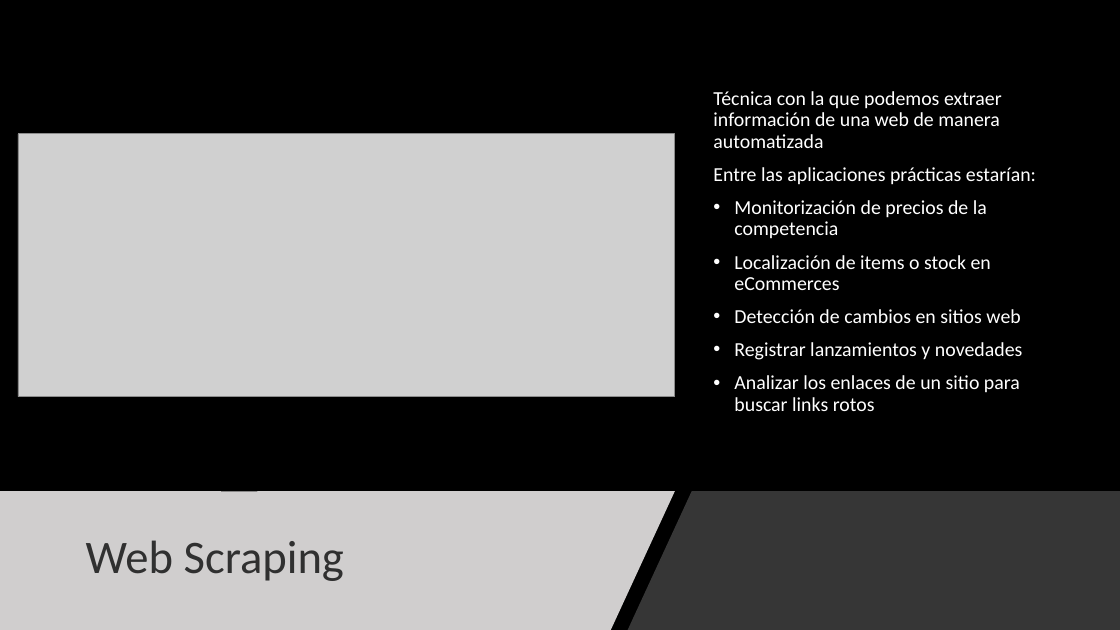
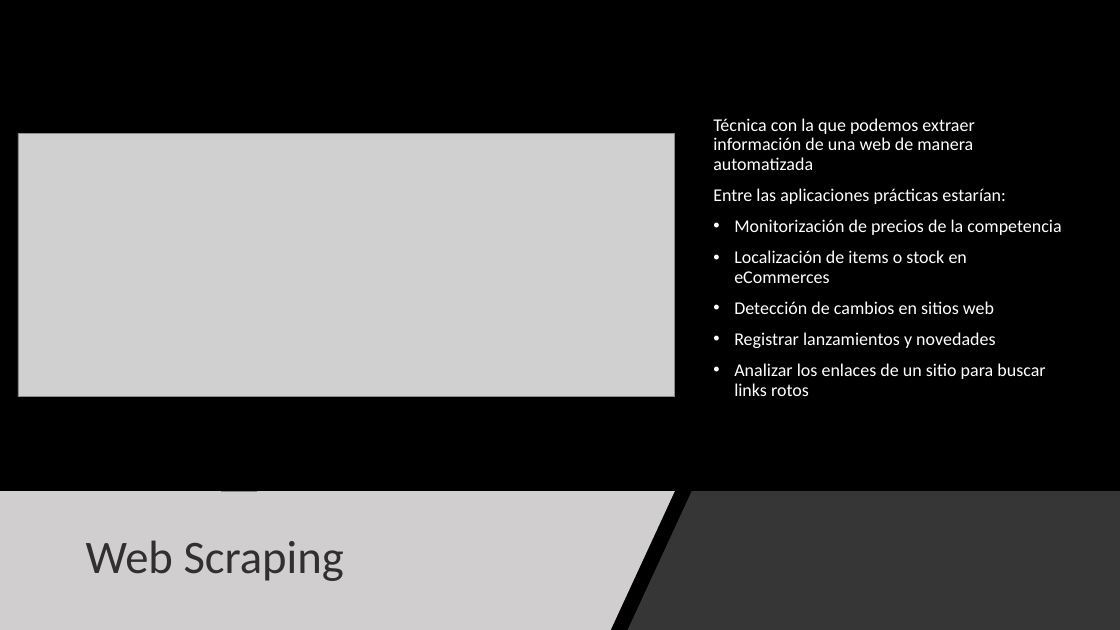
Before and after one commit to isotomor/DSPT_TBS_SVL_0922, a slide deck: slide 13 of 2-Data Analytics/5-Sources/2 - Web/Teoría/Python - Web.pptx. Drawn at 1120x630 pixels with LibreOffice and Linux fonts; fonts in the diff are those of the drawing; grey boxes stand for pictures. Boxes give left, top, right and bottom in pixels: in the first picture for what was removed or moved away, otherwise in the second. Text is boxed around its words. In the diff, an @@ line names an element or a change of style, - is before the commit and + after.

```diff
--- a/2-Data Analytics/5-Sources/2 - Web/Teoría/Python - Web.pptx
+++ b/2-Data Analytics/5-Sources/2 - Web/Teoría/Python - Web.pptx
@@ text "Técnica con la que podemos ..." at bbox=[713, 118, 1061, 396]: size 17 to 15.5 pt @@
```
Also in this commit, not shown: 6 other slides changed, 3 other files.
